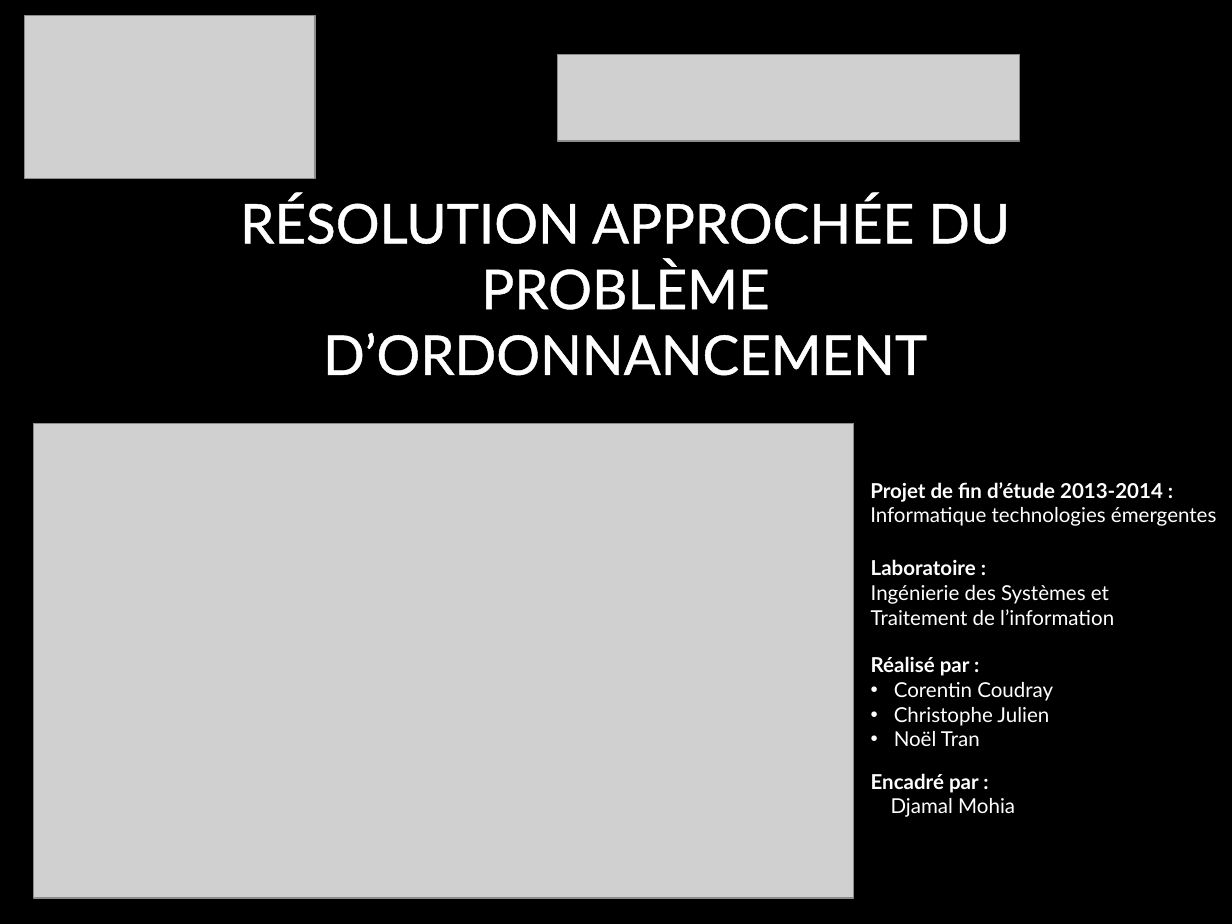
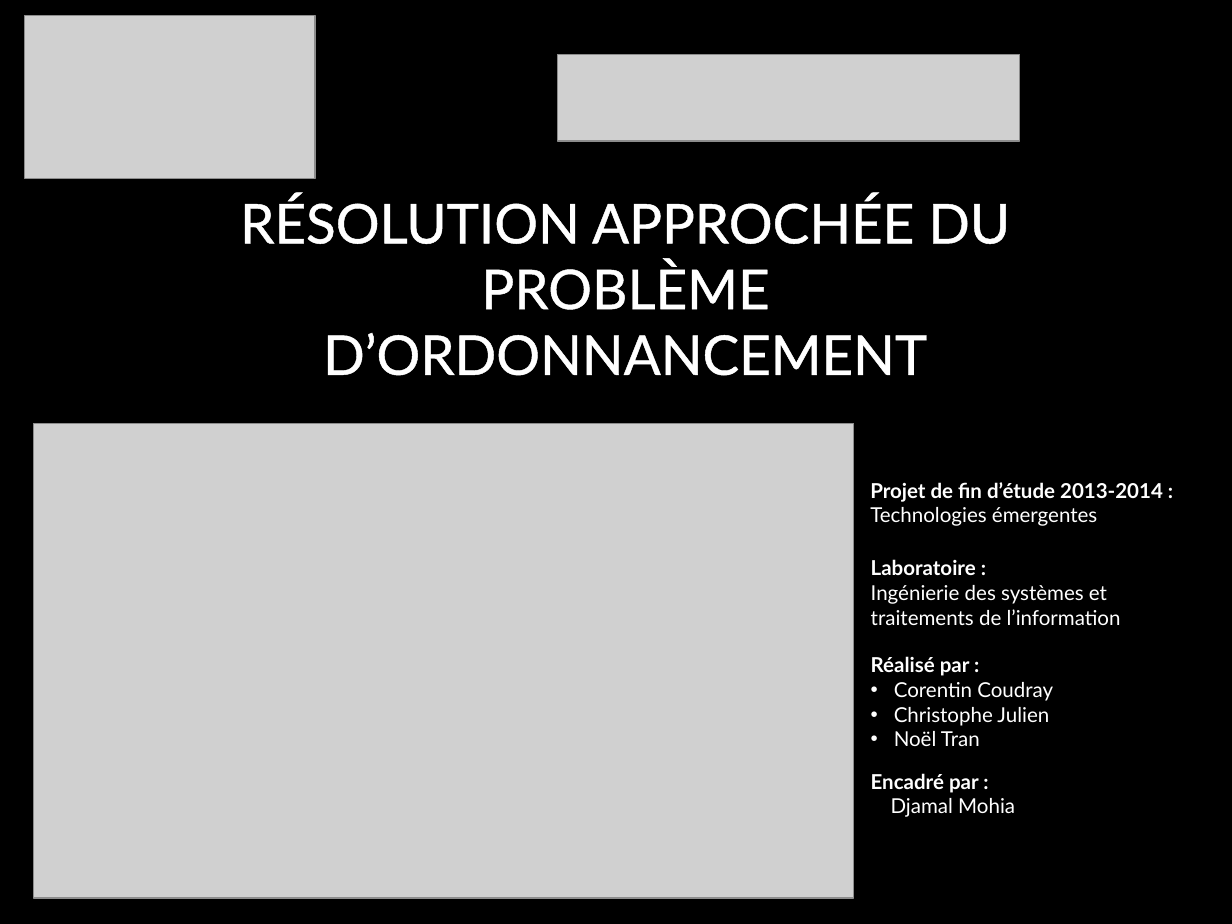
Before and after one commit to Projet-M2CT-ESME-SUDRIA/Planning-Intelligent, a slide deck: slide 1 of Affiches/Affiche2.pptx. Drawn at 1232x924 pixels with LibreOffice and Linux fonts; fonts in the diff are those of the drawing; grey boxes stand for pictures; background and template pictures are left out. Boxes give left, top, right and bottom in pixels: in the first picture for what was removed or moved away, otherwise in the second. Text is boxed around its words. In the diff, an @@ line names an element or a change of style, - is before the commit and + after.

```diff
--- a/Affiches/Affiche2.pptx
+++ b/Affiches/Affiche2.pptx
@@ text at [870, 507, 1097, 526]: text changed @@
-Informatique technologies émergentes
+Technologies émergentes
@@ text at [871, 585, 1121, 625]: text changed @@
-Ingénierie des Systèmes et Traitement de l’information
+Ingénierie des systèmes et traitements de l’information
```
Also in this commit, not shown: 1 other slide changed, 7 other files.
